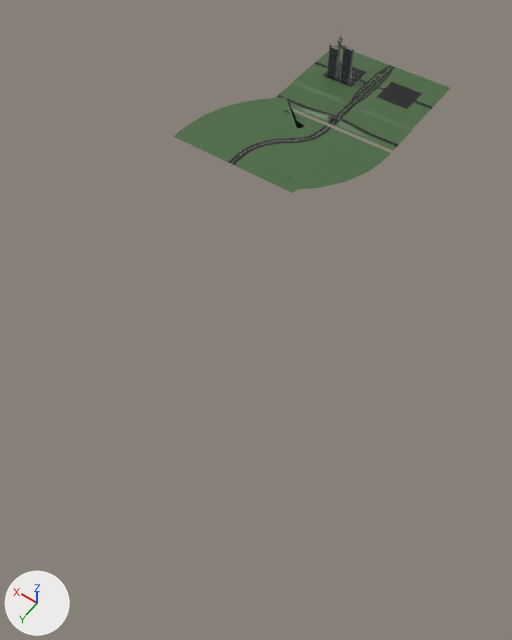
An edit to the FBX model Assets/Art/road_pieces.fbx, drawn before and after from the same camera.
Before and after are seen from a camera (50 mm lens) standing at (-627.0, 1204.0, 974.0) and looking at (-140.0, 521.0, -99.0). Every picture has the same lights, and +X, +Y and +Z are marked at lower left. Where no turn or scale is listed for an object, it has been applied to the vertices.

The scene before the commit, as lines of its bpy script (objects in view):
```python
me_plane_020 = bpy.data.meshes.new('Plane.020')
me_plane_020.from_pydata(...)  # 951 vertices, 1014 faces; spans x -157.0..257.0, y -36.0..226.0, z -1.0..0.0
# faces by material slot: [806, 208]
me_plane_020.materials.append(mat_put_trava)  # dark green #496841
me_plane_020.materials.append(mat_put_asfalt)  # black #121212
me_plane_022 = bpy.data.meshes.new('Plane.022')
me_plane_022.from_pydata(...)  # 115 vertices, 40 faces; spans x -157.0..157.0, y -20.0..20.0, z 0.0
# faces by material slot: [12, 4, 24]
me_plane_022.materials.append(mat_put_trava)  # dark green #496841
me_plane_022.materials.append(mat_put_asfalt)  # black #121212
me_plane_022.materials.append(mat_put_linije)  # white #e7e7e7
me_plane_023 = bpy.data.meshes.new('Plane.023')
me_plane_023.from_pydata(...)  # 325 vertices, 190 faces; spans x -157.0..157.0, y -20.0..20.0, z 0.0..8.0
# faces by material slot: [32, 74, 32, 52]
me_plane_023.materials.append(mat_bet)  # grey #747474
me_plane_023.materials.append(mat_put_trava)  # dark green #496841
me_plane_023.materials.append(mat_put_asfalt)  # black #121212
me_plane_023.materials.append(mat_put_linije)  # white #e7e7e7
ob_autoput_kriva = bpy.data.objects.new('autoput_kriva', me_plane_020)
ob_autoput_kriva.location = (0.0, 50.0, 0.0)
ob_autoput_middle = bpy.data.objects.new('autoput_middle', me_plane_022)
ob_autoput_middle.location = (0.0, -20.0, 0.0)
ob_autoput_nadvoznjak = bpy.data.objects.new('autoput_nadvoznjak', me_plane_023)
ob_autoput_nadvoznjak.location = (0.0, 20.0, 0.0)
# also in view: 'autoput_start' at (0.0, -140.0, 2.0)
```
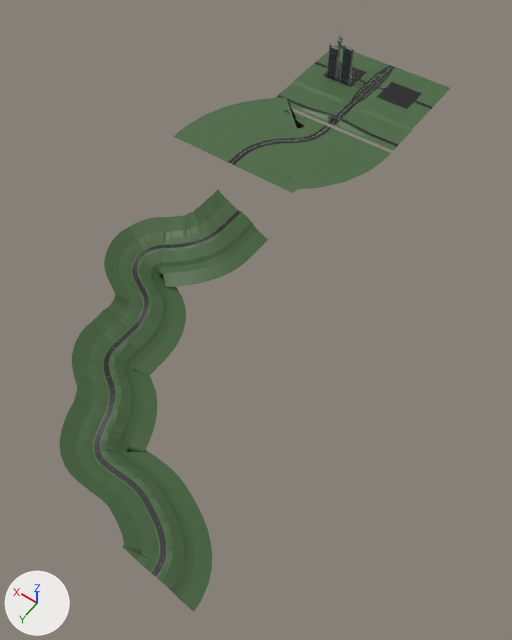
Where the change shows, as pixel boxes [x1, y1, x2, y2] in the pictures (512 x 640 px):
'put_bosna_3', added (green)
    after: [59, 314, 212, 612]
    faces in mat_put_trava (dark green #496841): [59, 314, 212, 612]
    faces in mat_put_asfalt (black #121212): [94, 336, 166, 577]
'put_bosna_2', added (green)
    after: [100, 201, 256, 369]
    faces in mat_put_trava (dark green #496841): [100, 201, 256, 369]
    faces in mat_put_asfalt (black #121212): [123, 222, 229, 338]
'put_bosna_prav', added (green)
    after: [206, 190, 268, 252]
    faces in mat_put_trava (dark green #496841): [206, 190, 268, 252]

The change in detail:
Mesh me_plane_032 is new.
It has 2409 vertices, 1968 faces and spans x -383.0..53.0, y 0.0..288.0, z -44.0..41.0.
Faces by material slot: [1392, 384, 192].
It uses material mat_put_trava (dark green #496841).
It uses material mat_put_asfalt (black #121212).
It uses material mat_put_linije (white #e7e7e7).
Mesh me_plane_030 is new.
It has 221 vertices, 172 faces and spans x -69.0..52.6, y -20.0..20.0, z -39.8..28.9.
Faces by material slot: [124, 32, 16].
It uses material mat_put_trava (dark green #496841).
It uses material mat_put_asfalt (black #121212).
It uses material mat_put_linije (white #e7e7e7).
Mesh me_plane_031 is new.
It has 2008 vertices, 1640 faces and spans x -69.0..152.0, y 0.0..307.0, z -79.0..29.0.
Faces by material slot: [1160, 320, 160].
It uses material mat_put_trava (dark green #496841).
It uses material mat_put_asfalt (black #121212).
It uses material mat_put_linije (white #e7e7e7).
Object 'put_bosna_3' (ob_put_bosna_3) is new; it shows me_plane_032.
Its location is (0.0, 727.0, -39.0).
Object 'put_bosna_prav' (ob_put_bosna_prav) is new; it shows me_plane_030.
Its location is (0.0, 400.0, 0.0).
Object 'put_bosna_2' (ob_put_bosna_2) is new; it shows me_plane_031.
Its location is (0.0, 420.0, 0.0).
